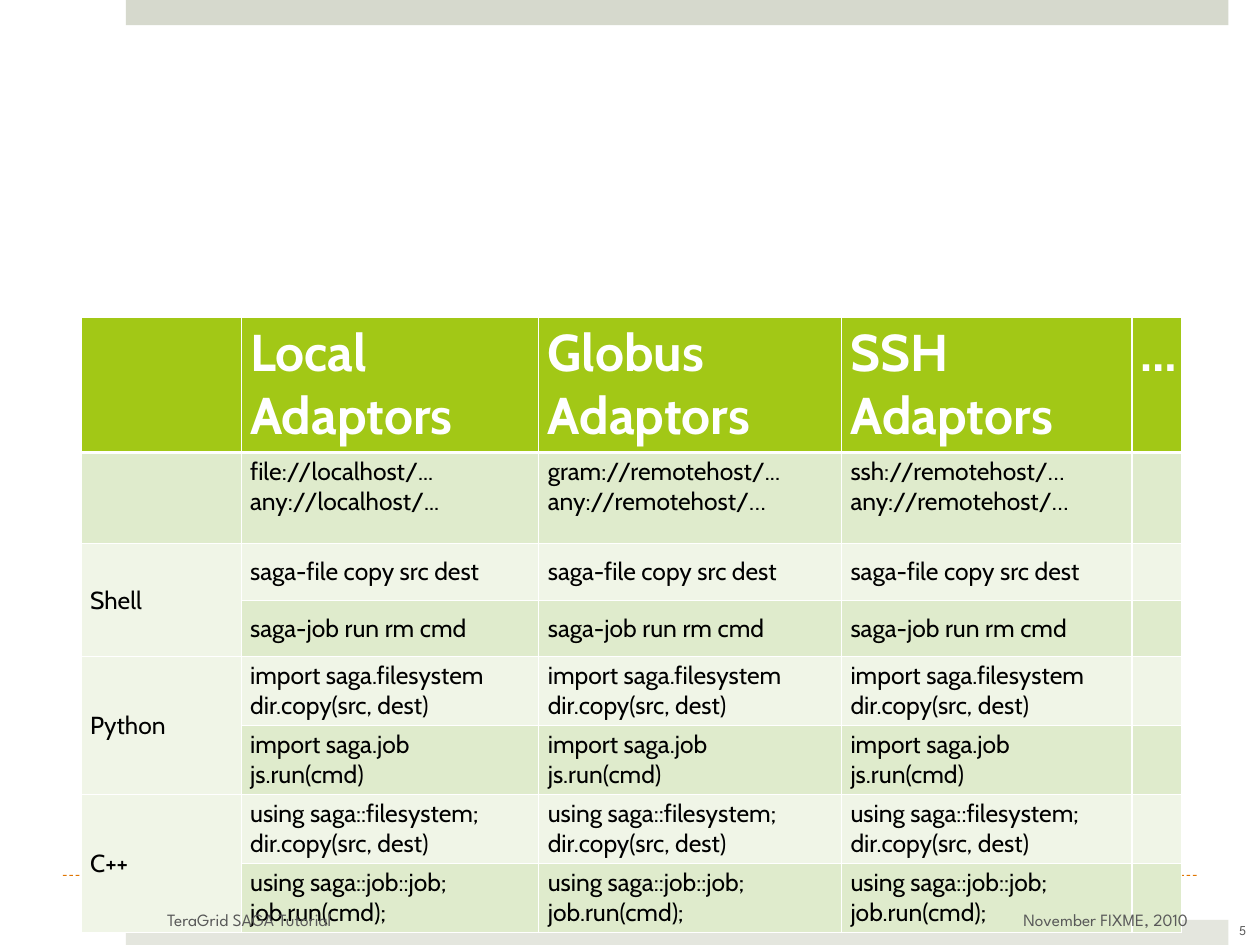
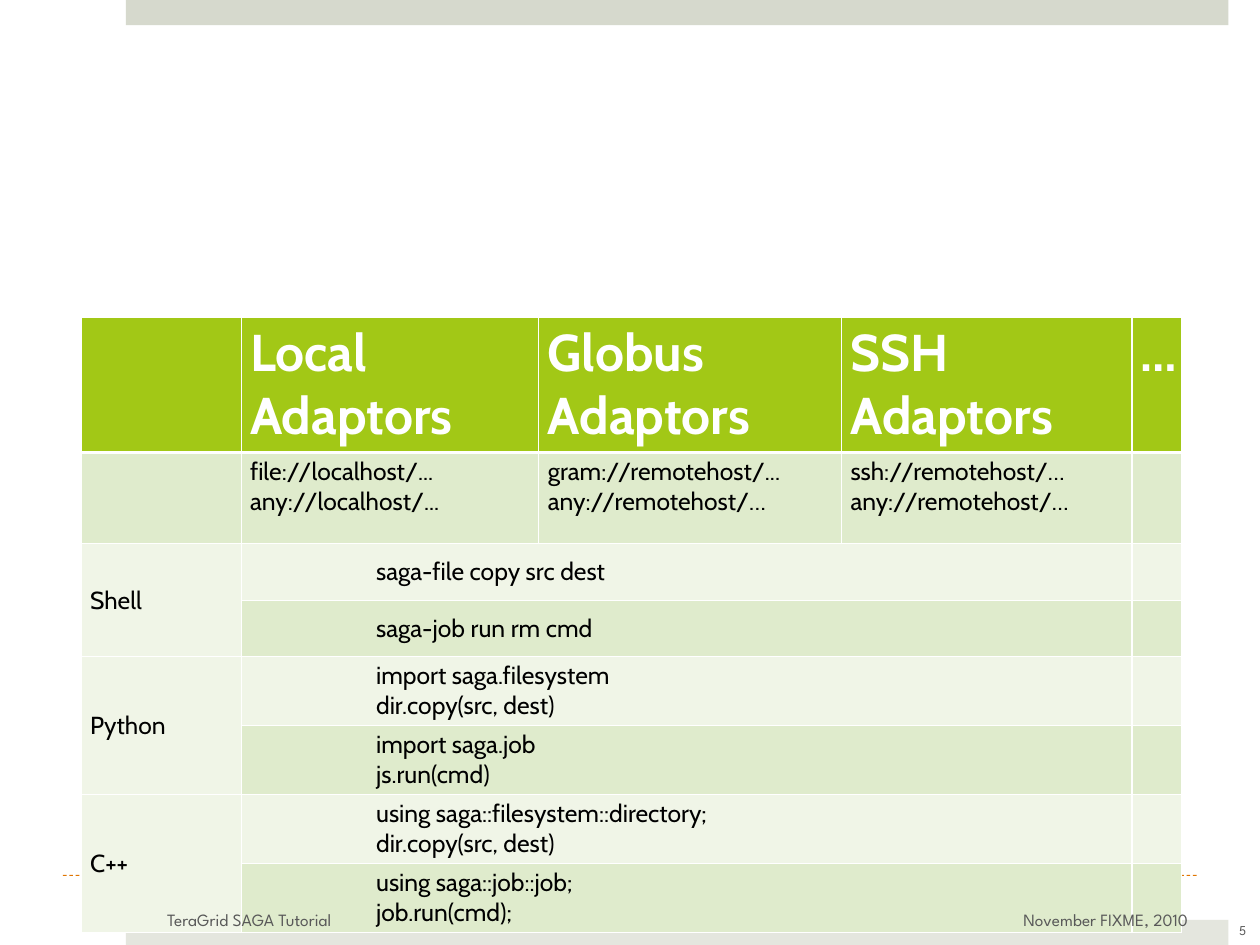
Before and after one commit to saga-project/saga-cpp-legacy-projects, a slide deck: slide 5 of tutorial/general_tutorial/SAGA API levels.pptx. Drawn at 1260x945 pixels with LibreOffice and Linux fonts; fonts in the diff are those of the drawing; background and template pictures are left out. Boxes give left, top, right and bottom in pixels: in the first picture for what was removed or moved away, otherwise in the second. Text is boxed around its words. In the diff, an @@ line names an element or a change of style, - is before the commit and + after.

Commit message:
Minor update

```diff
--- a/tutorial/general_tutorial/SAGA API levels.pptx
+++ b/tutorial/general_tutorial/SAGA API levels.pptx
@@ table at [82,317,1183,931] @@
-row 3, column 3: saga-file copy src dest
+row 3, column 3: 
-row 3, column 4: saga-file copy src dest
+row 3, column 4: 
-row 4, column 3: saga-job run rm cmd
+row 4, column 3: 
-row 4, column 4: saga-job run rm cmd
+row 4, column 4: 
-row 5, column 3: import saga.filesystem / dir.copy(src, dest)
+row 5, column 3: 
-row 5, column 4: import saga.filesystem / dir.copy(src, dest)
+row 5, column 4: 
-row 6, column 3: import saga.job / js.run(cmd)
+row 6, column 3: 
-row 6, column 4: import saga.job / js.run(cmd)
+row 6, column 4: 
-row 7: C++ | using saga::filesystem; / dir.copy(src, dest) | using saga::filesystem; / dir.copy(src, dest) | using saga::filesystem; / dir.copy(src, dest) | 
+row 7: C++ | using saga::filesystem::directory; / dir.copy(src, dest) |  |  | 
-row 8, column 3: using saga::job::job; / job.run(cmd);
+row 8, column 3: 
-row 8, column 4: using saga::job::job; / job.run(cmd);
+row 8, column 4: 
```
